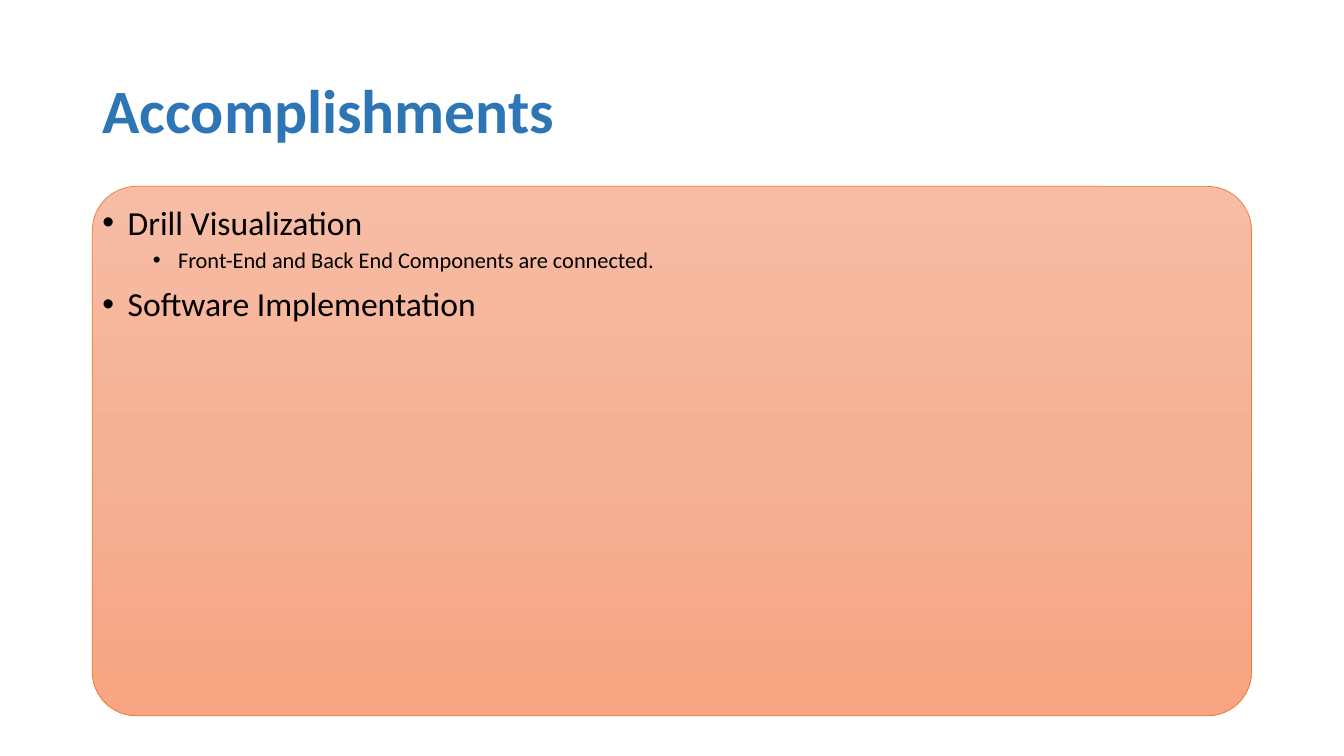
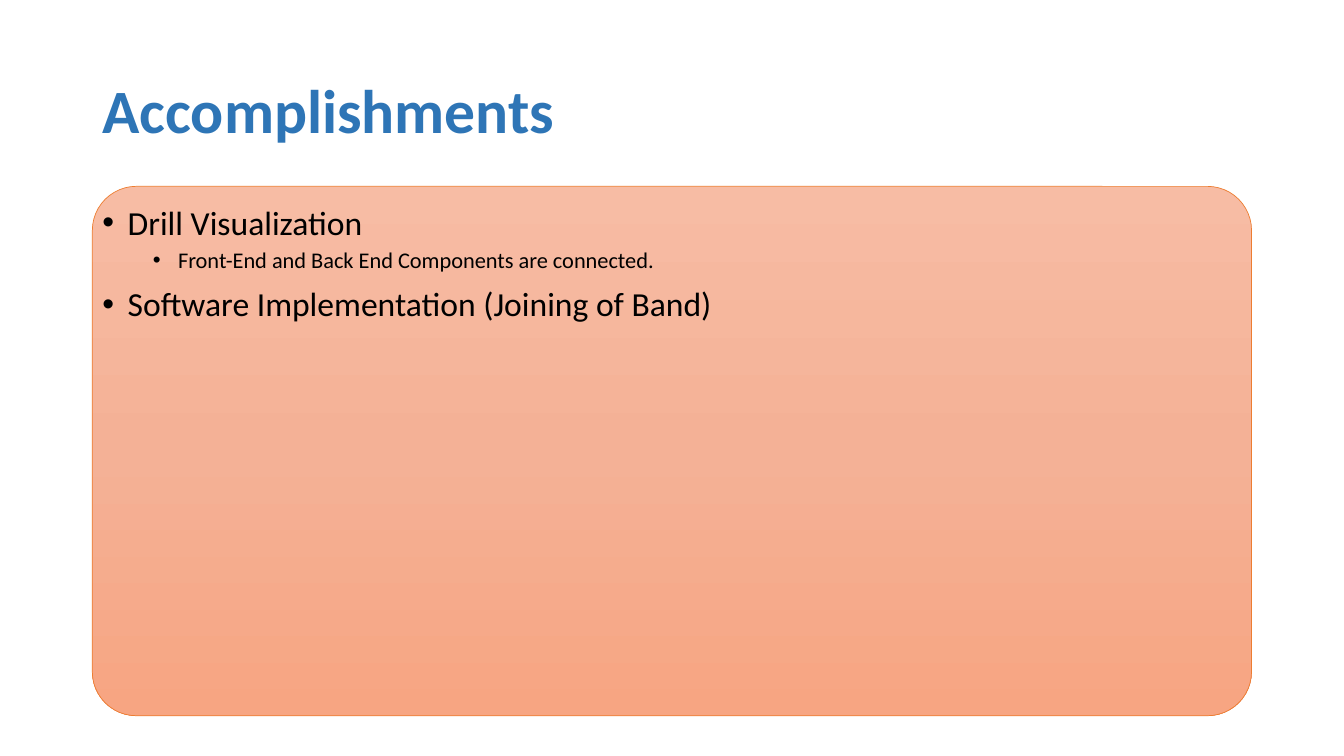
Before and after one commit to Bbulicki/MarchingMasters, a slide deck: slide 2 of Documents/Meeting Updates/MarchingMasters-0302.pptx. Drawn at 1344x756 pixels with LibreOffice and Linux fonts; fonts in the diff are those of the drawing. Boxes give left, top, right and bottom in pixels: in the first picture for what was removed or moved away, otherwise in the second. Text is boxed around its words. In the diff, an @@ line names an element or a change of style, - is before the commit and + after.

```diff
--- a/Documents/Meeting Updates/MarchingMasters-0302.pptx
+++ b/Documents/Meeting Updates/MarchingMasters-0302.pptx
@@ text at [128,291,712,322]: text changed @@
-• Software Implementation
+• Software Implementation (Joining of Band)
```
Also in this commit, not shown: 1 other file.
